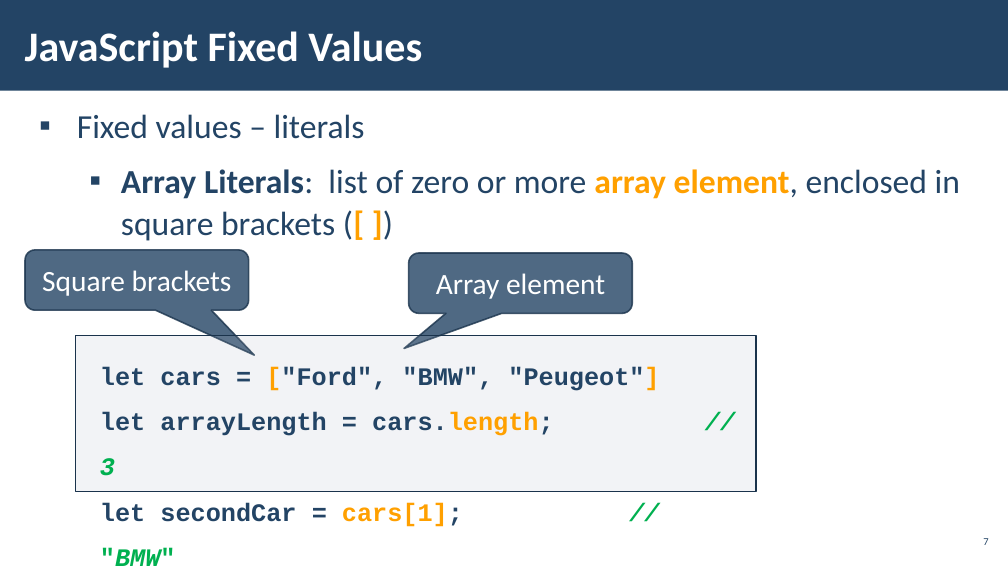
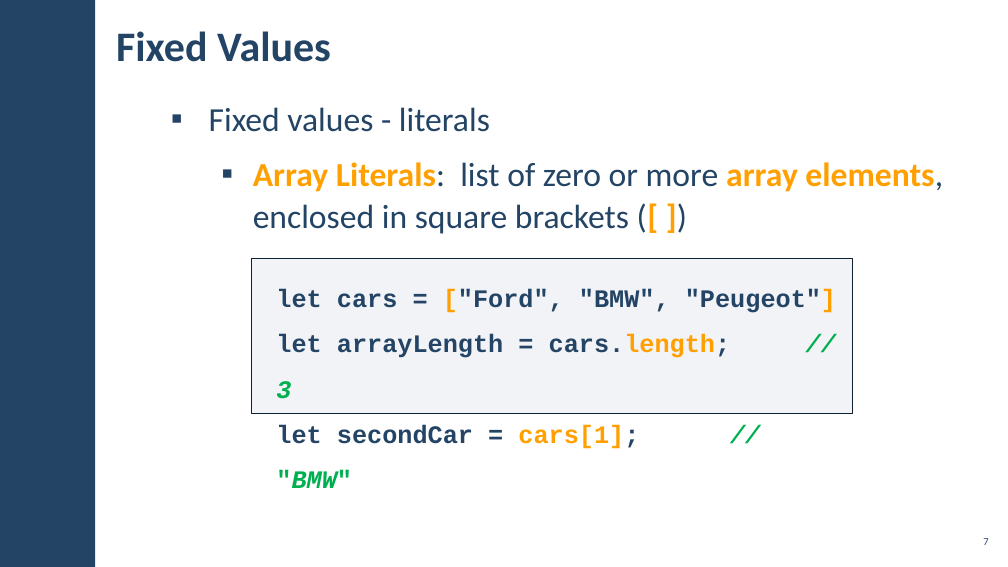
Before and after one commit to pirocorp/JS-Essentials, a slide deck: slide 7 of 01. JAVASCRIPT SYNTAX AND OPERATORS/01. JS-Fundamentals-JavaScript-Syntax-and-Operators.pptx. Drawn at 1008x567 pixels with LibreOffice and Linux fonts; fonts in the diff are those of the drawing; background and template pictures are left out. Boxes give left, top, right and bottom in pixels: in the first picture for what was removed or moved away, otherwise in the second. Text is boxed around its words. In the diff, an @@ line names an element or a change of style, - is before the commit and + after.

```diff
--- a/01. JAVASCRIPT SYNTAX AND OPERATORS/01. JS-Fundamentals-JavaScript-Syntax-and-Operators.pptx
+++ b/01. JAVASCRIPT SYNTAX AND OPERATORS/01. JS-Fundamentals-JavaScript-Syntax-and-Operators.pptx
@@ rectangle removed at [0,0,1008,91] @@
@@ rectangle added at [0,0,95,567], fill #234465 @@
@@ title at [116,31,331,62]: text changed; text colour #FFFFFF to #234465 @@
-JavaScript Fixed Values
+Fixed Values
@@ text at [209,107,943,234]: text changed @@
-▪ Fixed values – literals
-  ▪ Array Literals: list of zero or more array element, enclosed in square brackets ([ ])
+▪ Fixed values - literals
+  ▪ Array Literals: list of zero or more array elements,
+    enclosed in square brackets ([ ])
@@ rounded speech box removed at [25,250,249,311] @@
-Square brackets
@@ rectangle "let cars = ["Ford", "BMW", ...": place and size @@
-rectangle "let cars = ["Ford", "BMW", ..." at [76,336,756,492]
+rectangle "let cars = ["Ford", "BMW", ..." at [252,259,852,414]
@@ rectangle "let cars = ["Ford", "BMW", ..." at [252,259,852,414]: outline #1A334C 1 pt to #112233 1 pt @@
@@ rounded speech box removed at [408,253,632,314] @@
-Array element
```
Also in this commit, not shown: 26 other slides changed, 35 slides added, 13 slides removed.
